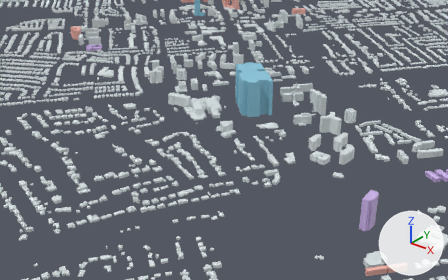
Renders of the glTF model public/models/cooksville.glb from each side of a commit.
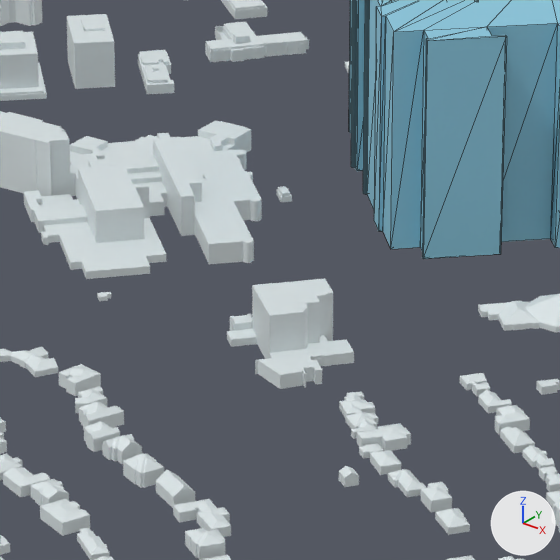
There are two pictures of each version: one from a camera (50 mm lens) standing at (-1245.0, -3408.0, 931.0) and looking at (-2478.0, -1866.0, -25.0), one close up on the part from 40% to 60% of the width and 27% to 59% of the height. Lighting does not change. The marker at lower right points along +X, +Y and +Z. The last two pictures show the newer version. The close-ups show mesh edges as thin lines.

Names of what the first close-up shows: '91-5029', 'existing-91'.
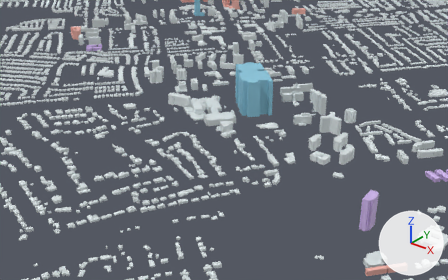
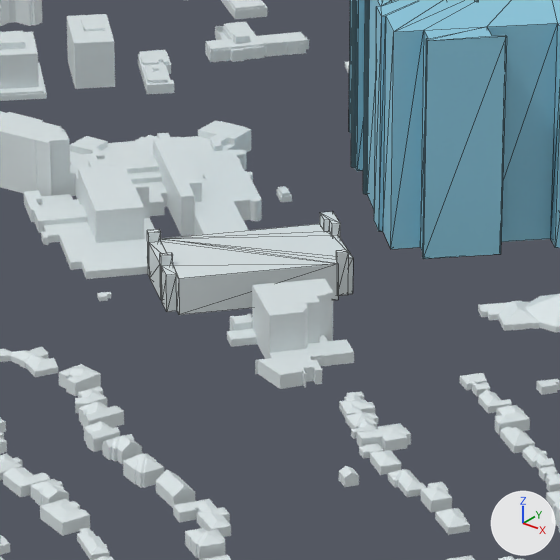
Location of each change, (x1, y1, x2, y2) in pixels of the close-ups (560 x 560 px):
'91-5030', added
    after: (147, 211, 353, 315)

The change, as a diff of the scene's bpy script:
```diff
--- a/public/models/cooksville.glb.py
+++ b/public/models/cooksville.glb.py
@@ mat_defaultmaterial_075 @@
+mat_defaultmaterial_075 = bpy.data.materials.new('DefaultMaterial.075')
+mat_defaultmaterial_075.use_nodes = True; mat_defaultmaterial_075.node_tree.nodes.clear()
+_N = mat_defaultmaterial_075.node_tree.nodes; _L = mat_defaultmaterial_075.node_tree.links
+n0 = _N.new('ShaderNodeOutputMaterial'); n0.name = 'Material Output'
+n1 = _N.new('ShaderNodeBsdfPrincipled'); n1.name = 'Principled BSDF'
+n2 = _N.new('ShaderNodeVertexColor'); n2.name = 'Color Attribute'
+_L.new(n1.outputs[0], n0.inputs[0])  # 'BSDF' to 'Surface'
+_L.new(n2.outputs[0], n1.inputs[0])  # 'Color' to 'Base Color'
@@ me_tile_91_glb_8 @@
+me_tile_91_glb_8.from_pydata(...)  # 72 vertices, 124 faces; spans x -2564.4..-2458.0, y -1906.1..-1790.4, z 31.0..59.9
+me_tile_91_glb_8.materials.append(mat_defaultmaterial_075)
@@ ob_91_5030 @@
+ob_91_5030 = bpy.data.objects.new('91-5030', me_tile_91_glb_8)
+ob_91_5030.location = (0.0, 0.0, 0.0)
```
